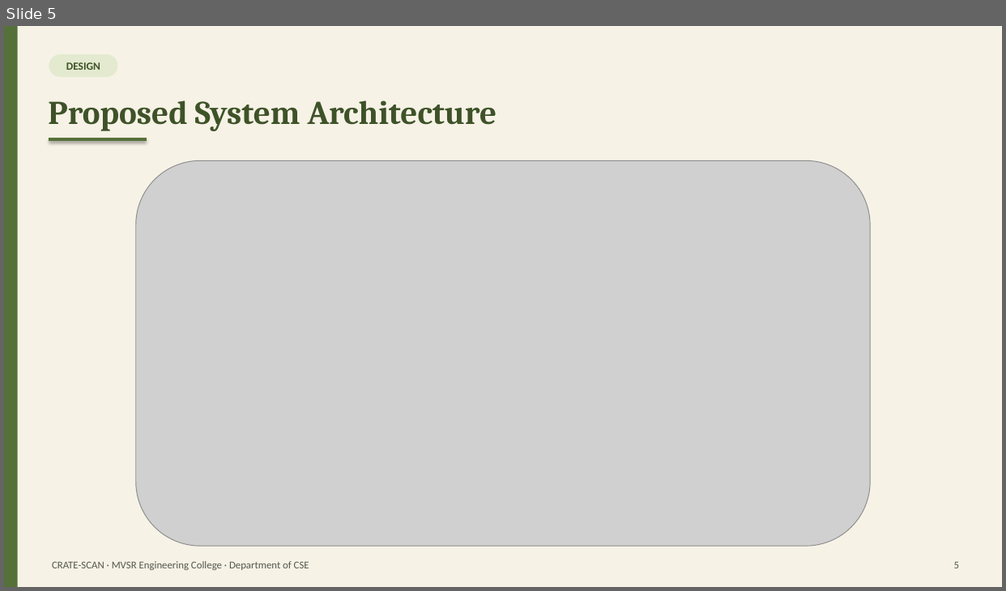
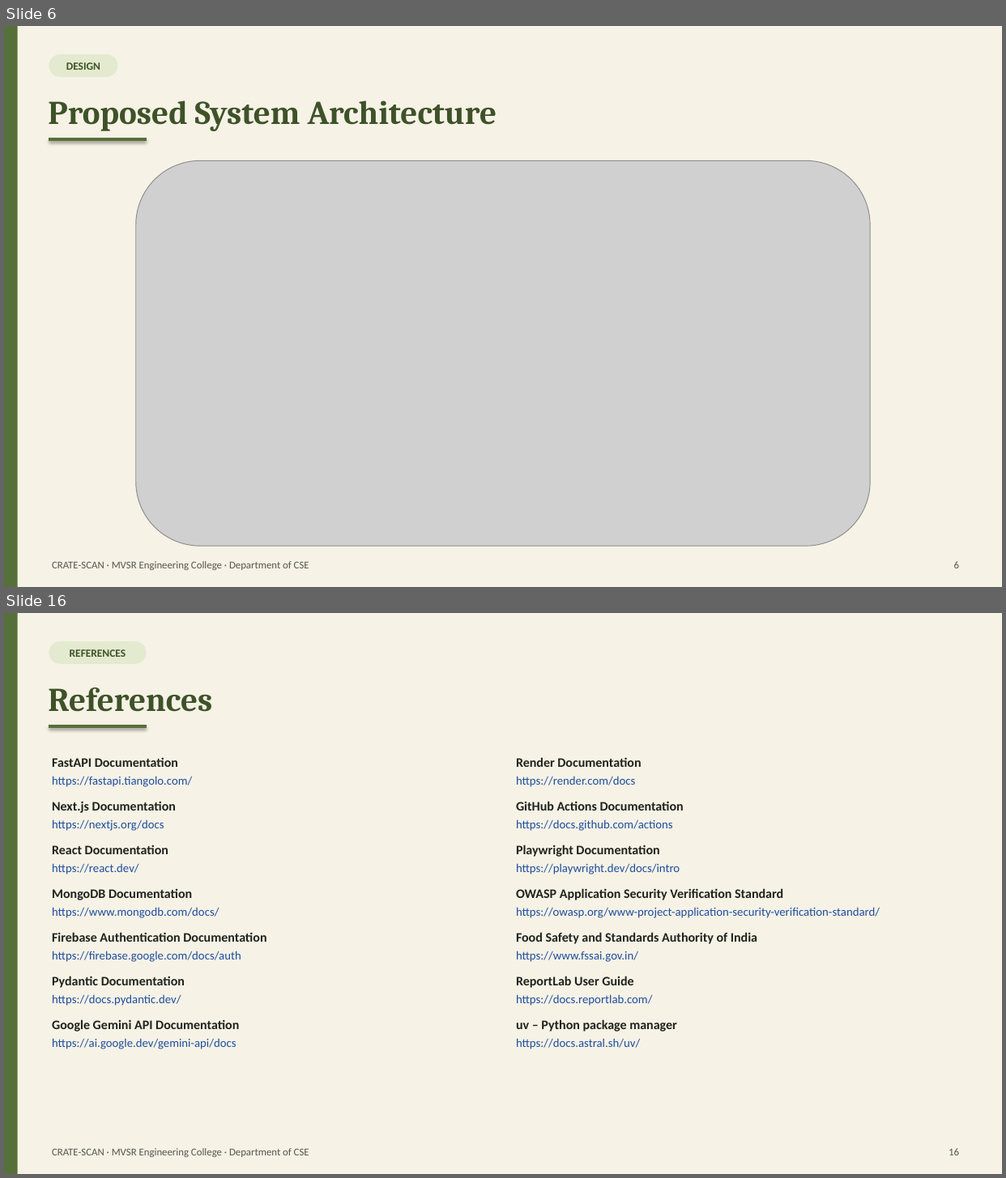
Before and after one commit to DubbakaSathwik/Food_inspection_toolkit, a slide deck: docs/report/CRATE-SCAN_Presentation.pptx. Shown one above the other, each under a label of ours: slide 5 before the commit, slides 6 and 16 after it; the slides between them are not shown. The pictures are 1006x591 and 1006x1178 pixels, drawn with LibreOffice and Linux fonts; fonts in the diff are those of the drawing; grey boxes stand for pictures. Boxes give left, top, right and bottom in pixels: in the first picture for what was removed or moved away, otherwise in the second. Text is boxed around its words. In the diff, an @@ line names an element or a change of style, - is before the commit and + after.

```diff
--- a/docs/report/CRATE-SCAN_Presentation.pptx
+++ b/docs/report/CRATE-SCAN_Presentation.pptx
@@ slide 16 added at box(4, 613, 1002, 1174), background #F6F2E6 @@
@@ rectangle added at box(4, 613, 18, 1174), fill #56703A @@
@@ rounded rectangle added at box(49, 641, 147, 664), fill #E3EACF, 10.5 pt, text #3E5228, bold @@
+REFERENCES
@@ text added at box(48, 688, 212, 712), 32 pt, text #3E5228, bold @@
+References
@@ line added from (49, 726) to (147, 726), #56703A 3 pt @@
@@ text added at box(52, 757, 266, 1050), 11.5 pt, text #1F4E9E @@
+FastAPI Documentation
+https://fastapi.tiangolo.com/
+Next.js Documentation
+https://nextjs.org/docs
+React Documentation
+https://react.dev/
+MongoDB Documentation
+https://www.mongodb.com/docs/
+Firebase Authentication Documentation
+https://firebase.google.com/docs/auth
+Pydantic Documentation
+https://docs.pydantic.dev/
+Google Gemini API Documentation
+https://ai.google.dev/gemini-api/docs
@@ text added at box(516, 757, 880, 1050), 11.5 pt, text #1F4E9E @@
+Render Documentation
+https://render.com/docs
+GitHub Actions Documentation
+https://docs.github.com/actions
+Playwright Documentation
+https://playwright.dev/docs/intro
+OWASP Application Security Verification Standard
+https://owasp.org/www-project-application-security-verification-standard/
+Food Safety and Standards Authority of India
+https://www.fssai.gov.in/
+ReportLab User Guide
+https://docs.reportlab.com/
+uv – Python package manager
+https://docs.astral.sh/uv/
@@ text added at box(52, 1148, 309, 1157), 10 pt, text #55584E @@
+CRATE-SCAN · MVSR Engineering College · Department of CSE
@@ text added at box(948, 1148, 959, 1156), 10 pt, text #55584E @@
+16
@@ what was slide 5 is now slide 6 @@
@@ slide 6 changed as well @@
@@ text at box(954, 561, 959, 569): text changed @@
-5
+6
```
Also in this commit, not shown: 12 other slides added, 6 slides removed, 2 other files.
